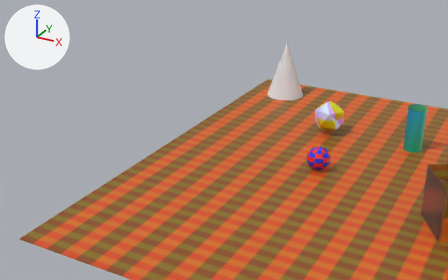
One commit to the glTF model importer/tests/assets/sample_level.glb: the scene before it, then after it.
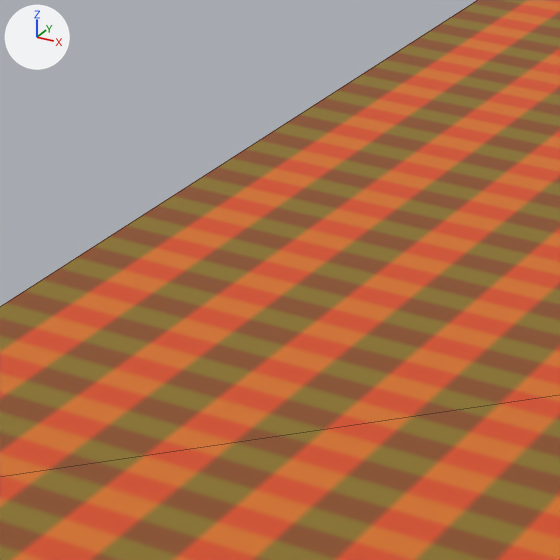
Each version is shown from a 50 mm lens placed at (4.87, -22.48, 11.63), pointed at (-6.87, -1.15, 0.96), then close up on the part from 24% to 57% of the width and 36% to 89% of the height. Every picture has the same lights, and +X, +Y and +Z are marked at upper left. The older version's two pictures come first. The close-ups show mesh edges as thin lines. Objects named as collision shapes, trigger or cutter boxes, shadow casters or lower levels of detail are left out. Where no turn or scale is listed for an object, it has been applied to the vertices.

The first close-up shows 'ground'.
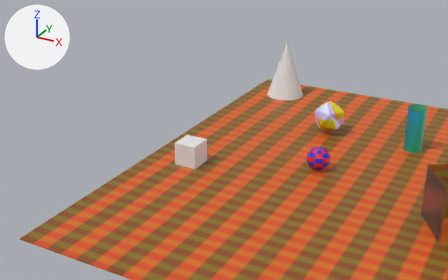
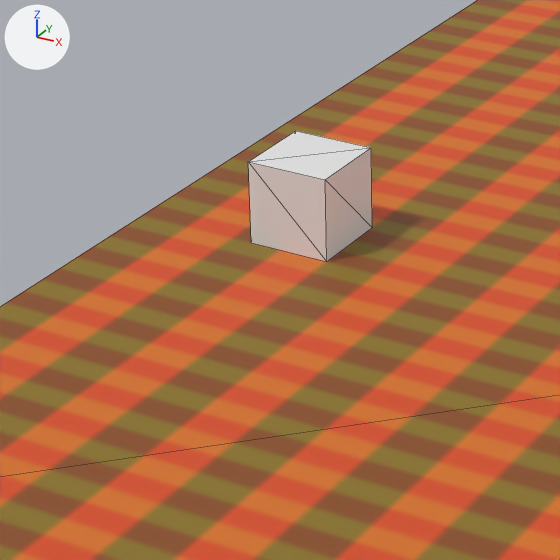
Boxes (x1, y1, x2, y2) around the edits, measured in the close-ups (560 x 560 px):
'cart_body', added
    after: (248, 131, 372, 262)

What changed in the scene script:
```text
Add me_cart_body:
    me_cart_body.from_pydata(...)  # a box spanning x -0.5..0.5, y -0.5..0.5, z -0.5..0.5
Add ob_cart_body:
    ob_cart_body = bpy.data.objects.new('cart_body', me_cart_body)
    ob_cart_body.location = (-8.0, -2.0, 0.5)
```
